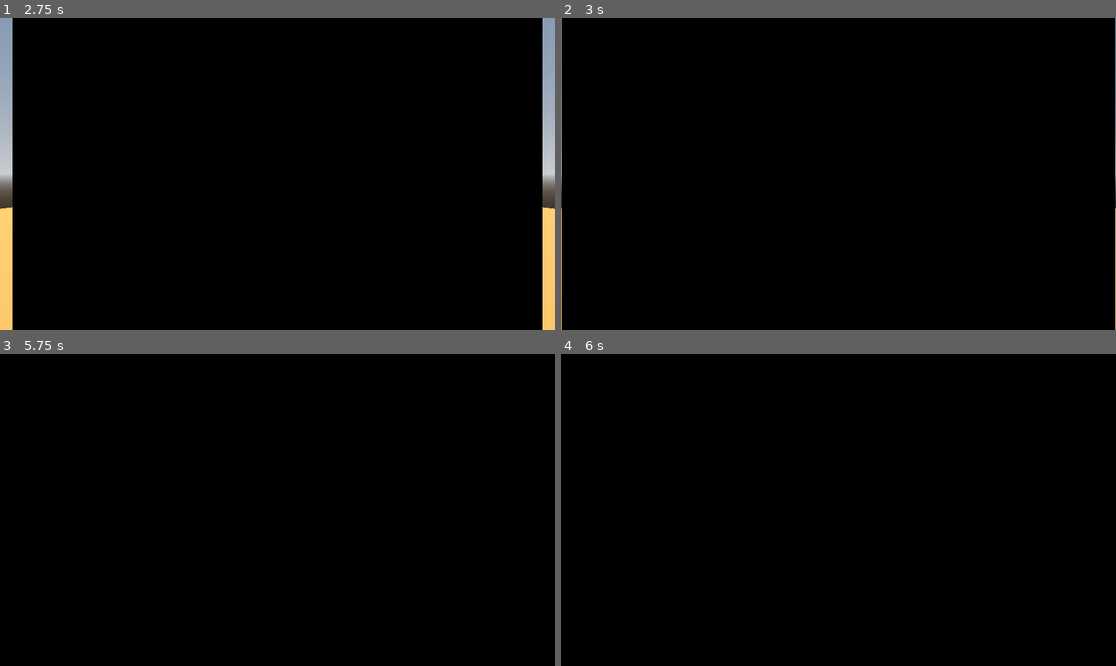
Above: before the commit, frames 1-4 (two rows, left to right).
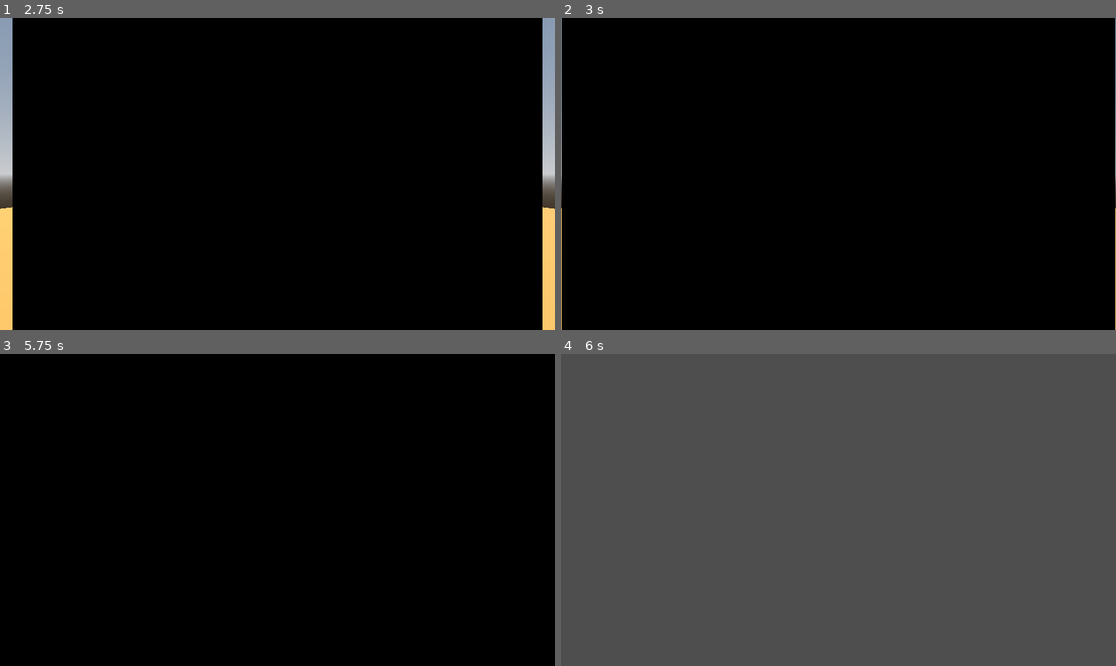
Above: after the commit, the same moments.

Repository: murumart/cgiproject
Game: Godot game, scene res://scenes/rendering_demo.tscn
Two runs of this game, one before a commit and one after it. Both use one fixed random seed, a clock stepped at 60 frames per second and the inputs below. This scene is started directly instead of the project's main scene.
Inputs (mouse positions are in pixels of both pictures, inside the frame that each line leads up to):
- Up to frame 1 (2.75 s): tap Enter (ui_accept) at 0.5, 0.77, 1.25, 1.52 s; move the mouse to (399, 158) at 0.52 s; press the mouse at (399, 158) at 0.53 s; hold Right (ui_right) 0.53-1.28 s; move the mouse to (166, 189) at 1.27 s; release the mouse at (166, 189) at 1.28 s; hold S 1.28-2.03 s; tap E at 1.35 s; move the mouse to (333, 105) at 2.02 s; hold Right (ui_right) from 2.03 s (still down); hold Q from 2.03 s (still down)
- Up to frame 2 (3 s): move the mouse to (810, 236) at 2.77 s; release Right (ui_right) at 2.78 s; release Q at 2.78 s; hold W from 2.78 s (still down); tap Shift at 2.85 s; click (810, 236) at 2.92 s
- Up to frame 3 (5.75 s): tap Enter (ui_accept) at 3.02, 3.5, 3.77, 4.25, 4.52, 5 s; move the mouse to (444, 556) at 3.52 s; release W at 3.53 s; press the mouse at (444, 556) at 3.53 s; hold Left (ui_left) 3.53-5.03 s; move the mouse to (111, 463) at 4.27 s; release the mouse at (111, 463) at 4.28 s; tap E at 4.35 s; move the mouse to (305, 510) at 5.02 s; hold S from 5.03 s (still down); hold Q from 5.03 s (still down); click (305, 510) at 5.17 s
- Up to frame 4 (6 s): tap Enter (ui_accept) at 5.75 s; move the mouse to (755, 432) at 5.77 s; release S at 5.78 s; release Q at 5.78 s; hold Right (ui_right) from 5.78 s (still down); tap Shift at 5.85 s

Frames 1-3 are identical in both runs. In frame 4, 100% of the frame differs, in the area x 0-100%, y 0-100%.
Error before the commit: Assertion failed: Couldnt' get rendering device (res://scenes/simulators/compute_simulator.gd:19)
Error after the commit: Cannot call method 'texture_create' on a null value. (res://scenes/simulators/compute_simulator.gd:79)

Commit message:
Rendering demo setup

Diff:
--- a/scenes/rendering_demo.tscn
+++ b/scenes/rendering_demo.tscn
@@ -1,7 +1,9 @@
-[gd_scene load_steps=11 format=3 uid="uid://bd72pbxexio0w"]
+[gd_scene load_steps=13 format=3 uid="uid://bd72pbxexio0w"]
 
 [ext_resource type="Script" uid="uid://c0ovgfnwusf2n" path="res://addons/freelookcamera/free_look_camera.gd" id="1_jjfih"]
+[ext_resource type="RDShaderFile" uid="uid://4goh1vt5y1tc" path="res://shaders/dummy_simulation.glsl" id="2_o5vmg"]
 [ext_resource type="Material" uid="uid://yo1slvqoknh0" path="res://shaders/volumetric_display.tres" id="2_qjyat"]
+[ext_resource type="Script" uid="uid://dfn07uje00brv" path="res://scenes/renderers/compute_renderer.gd" id="3_22u3y"]
 [ext_resource type="Script" uid="uid://c2snbfagjjxga" path="res://scenes/simulators/compute_simulator.gd" id="3_lqk3y"]
 
 [sub_resource type="ProceduralSkyMaterial" id="ProceduralSkyMaterial_qjyat"]
@@ -27,15 +29,21 @@
 [sub_resource type="BoxMesh" id="BoxMesh_o5vmg"]
 
 [sub_resource type="BoxMesh" id="BoxMesh_22u3y"]
+material = ExtResource("2_qjyat")
 size = Vector3(100, 100, 100)
 
 [node name="RenderingDemo" type="Node3D"]
 
-[node name="Node" type="Node" parent="." node_paths=PackedStringArray("mesh_instance")]
+[node name="Node" type="Node" parent="."]
 script = ExtResource("3_lqk3y")
+compute_shader_file = ExtResource("2_o5vmg")
 grid_size = 128
-mesh_instance = NodePath("../Meshes/MeshInstance3D3")
-material = ExtResource("2_qjyat")
+simulte = true
+
+[node name="Node" type="Node" parent="Node" node_paths=PackedStringArray("simulator", "mesh_instance")]
+script = ExtResource("3_22u3y")
+simulator = NodePath("..")
+mesh_instance = NodePath("../../Meshes/MeshInstance3D3")
 
 [node name="DirectionalLight3D" type="DirectionalLight3D" parent="."]
 transform = Transform3D(-0.8660254, -0.43301278, 0.25, 0, 0.49999997, 0.86602545, -0.50000006, 0.75, -0.43301266, 0, 0, 0)
@@ -47,10 +55,10 @@
 [node name="Plane" type="MeshInstance3D" parent="."]
 mesh = SubResource("PlaneMesh_o5vmg")
 
-[node name="Camera3D" type="Camera3D" parent="." node_paths=PackedStringArray("volumetric_controller")]
+[node name="Camera3D" type="Camera3D" parent="." node_paths=PackedStringArray("renderer")]
 transform = Transform3D(1, 0, 0, 0, 1, 0, 0, 0, 1, 0, 59.735, 84.699)
 script = ExtResource("1_jjfih")
-volumetric_controller = NodePath("../Node")
+renderer = NodePath("../Node/Node")
 
 [node name="Meshes" type="Node3D" parent="."]
 
Not shown, removed: scenes/volumetric_controller.gd.uid
